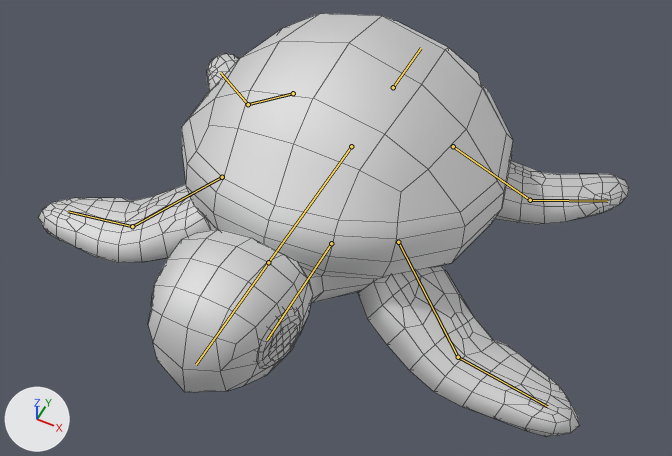
A saved change to the Blender file blender工程文件/海龟.blend.
One viewpoint serves both versions: a 50 mm camera at (2.11, -4.15, 5.38) aimed at (0.18, -0.29, 0.56). Lighting does not change. The marker at lower left points along +X, +Y and +Z. The bones that bend it are drawn over the model as lines. Mesh edges are drawn as thin lines.

In view in the first picture: 'huitugou_5167_38'.
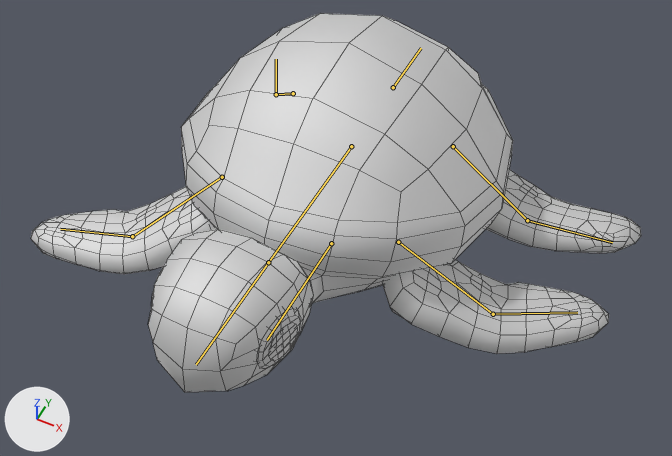
The newer file adds an action. The first version stands in its rest pose; the second is drawn at frame 57 of the action 'walk'.

Patch to the scene script:
```diff
--- a/blender工程文件/海龟.blend.py
+++ b/blender工程文件/海龟.blend.py
@@ bone_bone_006_l @@
 bone_bone_006_l = bpy.data.objects['Armature'].pose.bones['Bone.006.L']  # child of 'Bone'
-bone_bone_006_l.rotation_quaternion = (1.0, 0.0, 0.0, 0.0)  # degrees (0, 0, 0)
+bone_bone_006_l.rotation_quaternion = (0.947, -0.261, -0.18, 0.0)  # degrees (-32, -20, 6)
@@ bone_bone_005_l @@
 bone_bone_005_l = bpy.data.objects['Armature'].pose.bones['Bone.005.L']  # child of 'Bone'
-bone_bone_005_l.rotation_quaternion = (1.0, 0.0, 0.0, 0.0)  # degrees (0, 0, 0)
+bone_bone_005_l.rotation_quaternion = (0.982, 0.13, 0.108, 0.0)  # degrees (15, 12, 2)
@@ bone_bone_006_r @@
 bone_bone_006_r = bpy.data.objects['Armature'].pose.bones['Bone.006.R']  # child of 'Bone'
-bone_bone_006_r.rotation_quaternion = (1.0, 0.0, 0.0, 0.0)  # degrees (0, 0, 0)
+bone_bone_006_r.rotation_quaternion = (0.993, 0.058, -0.04, 0.0)  # degrees (7, -5, 0)
@@ bone_bone_005_r @@
 bone_bone_005_r = bpy.data.objects['Armature'].pose.bones['Bone.005.R']  # child of 'Bone'
-bone_bone_005_r.rotation_quaternion = (1.0, 0.0, 0.0, 0.0)  # degrees (0, 0, 0)
+bone_bone_005_r.rotation_quaternion = (0.977, -0.158, 0.131, 0.0)  # degrees (-19, 15, -2)
```

Where the change shows, as pixel boxes [x1, y1, x2, y2] in the pictures (672 x 456 px):
'huitugou_5167_38', posed (11% shorter): before [39, 13, 629, 437]; after [31, 13, 641, 392]
bone 'Bone.006.L', root to tip: before (398, 242) to (458, 357); after (398, 242) to (493, 314)
bone 'Bone.005.L', root to tip: before (453, 146) to (530, 200); after (453, 146) to (527, 220)
bone 'Bone.006.R', root to tip: before (222, 177) to (132, 226); after (222, 177) to (132, 236)
bone 'Bone.005.R', root to tip: before (293, 93) to (248, 104); after (293, 93) to (276, 94)
